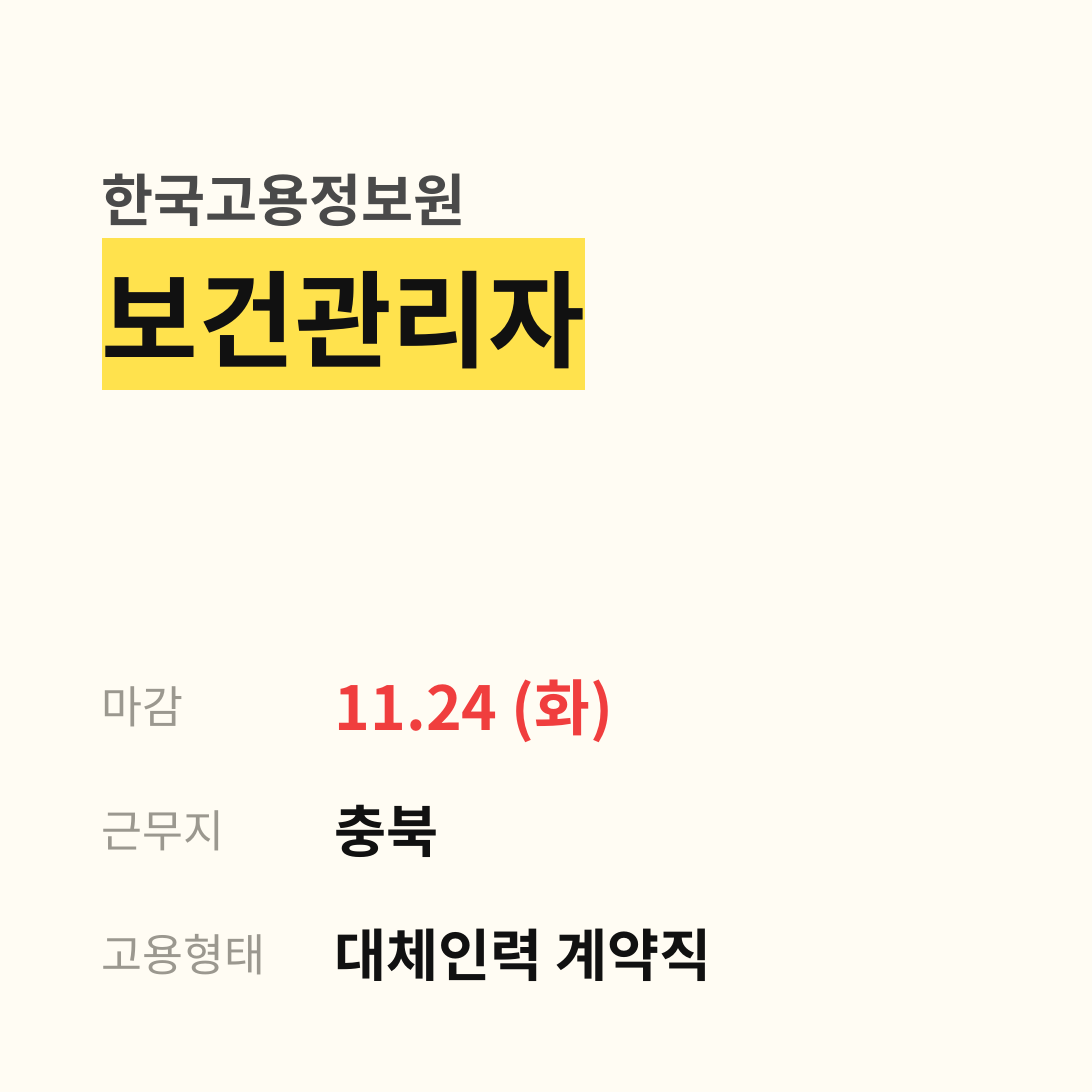
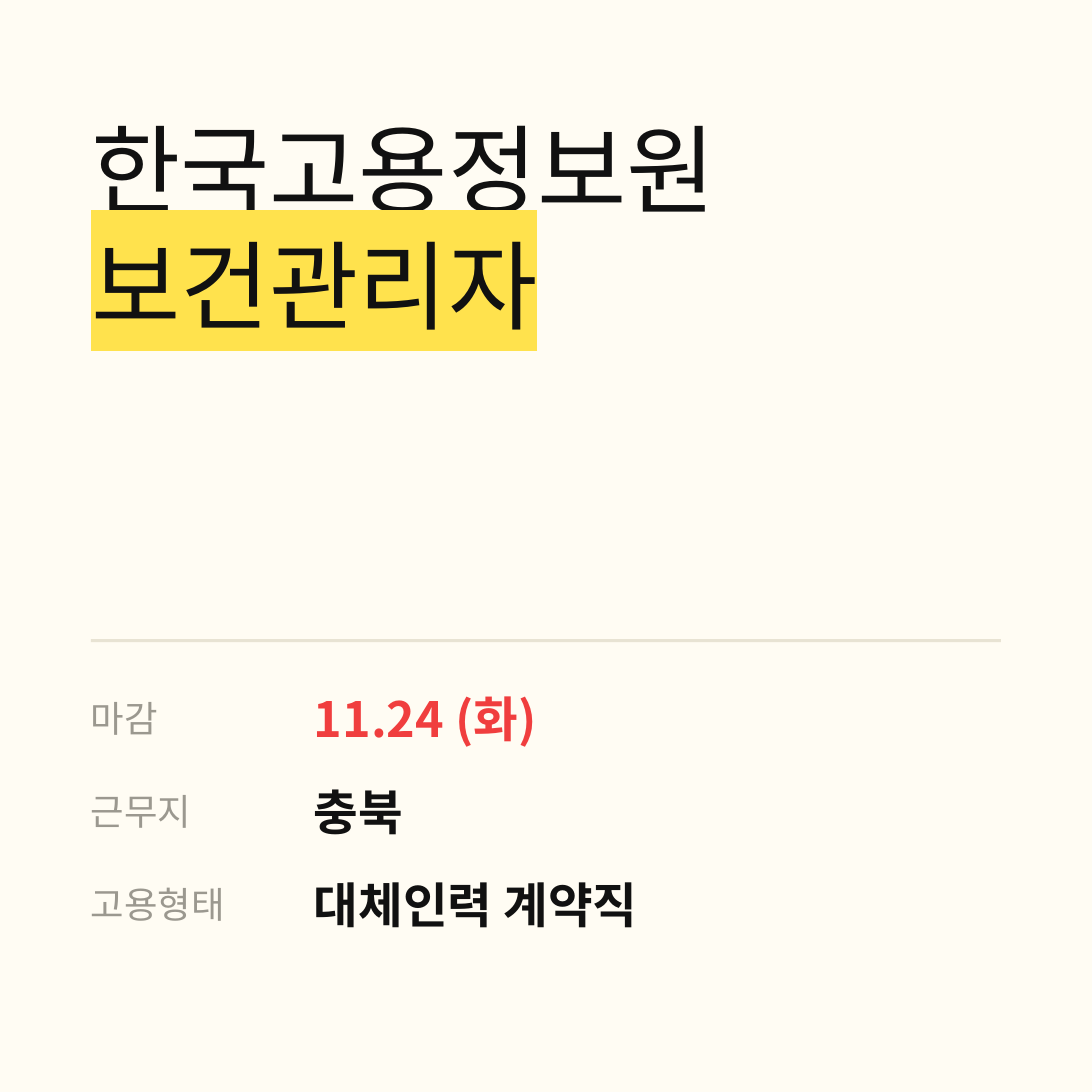
Before and after one commit to a55796196-sudo/nurse_jobs, a slide deck: slide 1 of blog_images/2026-11-17_썸네일.pptx. Drawn at 1092x1092 pixels with LibreOffice and Linux fonts; fonts in the diff are those of the drawing. Boxes give left, top, right and bottom in pixels: in the first picture for what was removed or moved away, otherwise in the second. Text is boxed around its words. In the diff, an @@ line names an element or a change of style, - is before the commit and + after.

```diff
--- a/blog_images/2026-11-17_썸네일.pptx
+++ b/blog_images/2026-11-17_썸네일.pptx
@@ title "한국고용정보원": place and size @@
-title "한국고용정보원" at (102,173,466,226)
+title "한국고용정보원" at (91,125,716,330)
@@ title "한국고용정보원" at (91,125,716,330): vertical alignment bottom to top @@
@@ title at (91,125,716,231): size 28 to 48 pt, font Noto Sans CJK KR to Lato, text colour #4A4A4A to #111111, bold off in "한국고용정보원"; less space between paragraphs @@
@@ title at (91,241,537,330): paragraph added @@
+보건관리자
@@ title removed at (102,270,585,369) @@
-보건관리자
@@ line added from (90, 641) to (1002, 641), #E8E3D3 1.5 pt @@
@@ text "마감": place and size @@
-text "마감" at (102,686,184,727)
+text "마감" at (91,702,158,735)
@@ text "11.24 (화)": place and size @@
-text "11.24 (화)" at (335,679,613,742)
+text "11.24 (화)" at (314,696,536,747)
@@ text "11.24 (화)" at (314,696,536,747): size 30 to 24 pt; less space between paragraphs @@
@@ text "근무지": place and size @@
-text "근무지" at (102,810,225,851)
+text "근무지" at (91,795,191,828)
@@ text "충북": place and size @@
-text "충북" at (335,804,439,857)
+text "충북" at (314,789,403,835)
@@ text "충북" at (314,789,403,835): size 28 to 24 pt @@
@@ size 22 to 18 pt in 3 elements at (91,702,158,735), (91,795,191,828), (91,888,225,921) @@
@@ text "고용형태": place and size @@
-text "고용형태" at (102,934,265,975)
+text "고용형태" at (91,888,225,921)
@@ text "대체인력 계약직" at (314,882,637,928): size 28 to 24 pt @@
@@ text "대체인력 계약직": place and size @@
-text "대체인력 계약직" at (335,928,712,981)
+text "대체인력 계약직" at (314,882,637,928)
```
Also in this commit, not shown: 4 other slides changed, 5 other files.
